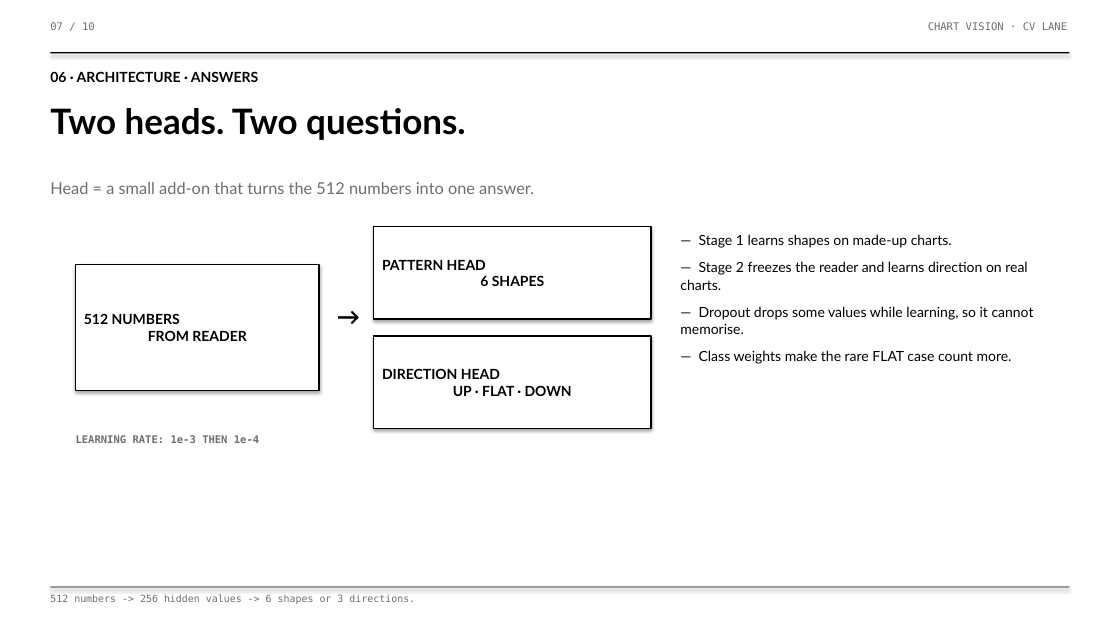
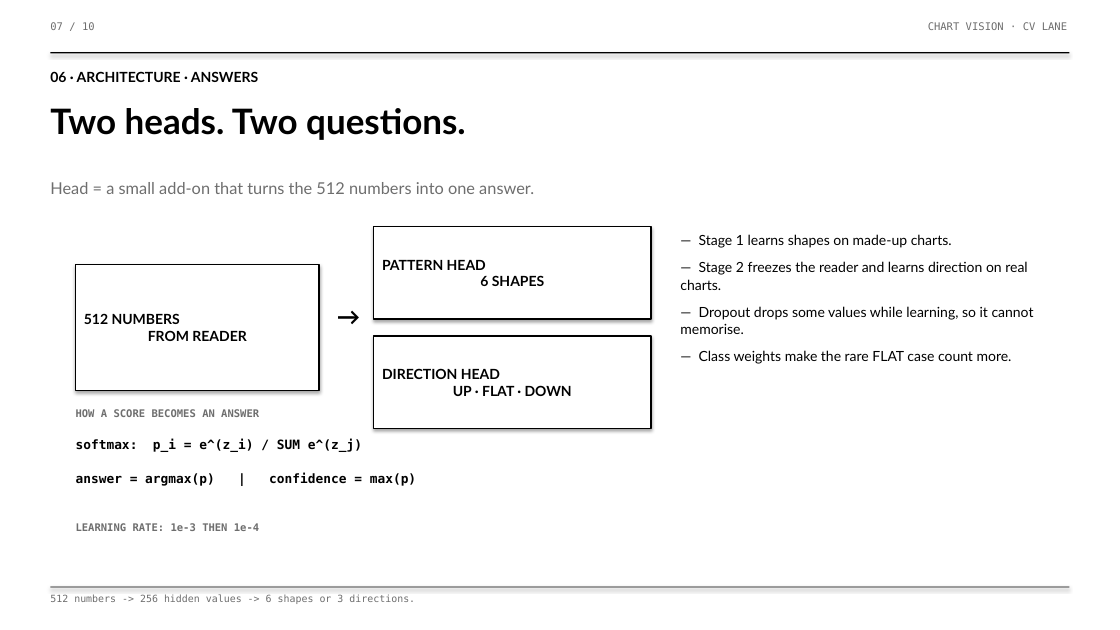
Before and after one commit to DharmilG/Stock-Direction-Predictor, a slide deck: slide 7 of CV/slides/Chart_Vision_Review.pptx. Drawn at 1120x630 pixels with LibreOffice and Linux fonts; fonts in the diff are those of the drawing. Boxes give left, top, right and bottom in pixels: in the first picture for what was removed or moved away, otherwise in the second. Text is boxed around its words. In the diff, an @@ line names an element or a change of style, - is before the commit and + after.

Commit message:
docs(cv): explain how outputs are produced and add formulas to slides
Add 'How the two answers are produced' to the glossary: logits -> softmax ->
argmax -> name mapping -> UP/FLAT/DOWN -> confidence, a worked UP example, all
formulas (softmax, argmax, confidence, accuracy, cross-entropy, precision,
recall, F1, AUC) and confidence-vs-correctness warning. Add softmax/argmax/
confidence strip to slide 7 and accuracy = correct/total to slide 9, no new slides.

```diff
--- a/CV/slides/Chart_Vision_Review.pptx
+++ b/CV/slides/Chart_Vision_Review.pptx
@@ text added at [76,409,259,417], 9 pt, text #6E6E6E, bold @@
+HOW A SCORE BECOMES AN ANSWER
@@ text added at [76,439,362,453], 11 pt, text #000000, bold @@
+softmax: p_i = e^(z_i) / SUM e^(z_j)
@@ text added at [76,472,416,486], 11 pt, text #000000, bold @@
+answer = argmax(p) | confidence = max(p)
@@ text "LEARNING RATE: 1e-3 THEN 1e-4": place and size @@
-text "LEARNING RATE: 1e-3 THEN 1e-4" at [76,435,259,443]
+text "LEARNING RATE: 1e-3 THEN 1e-4" at [76,523,259,531]
```
Also in this commit, not shown: 1 other slide changed, 2 other files.
